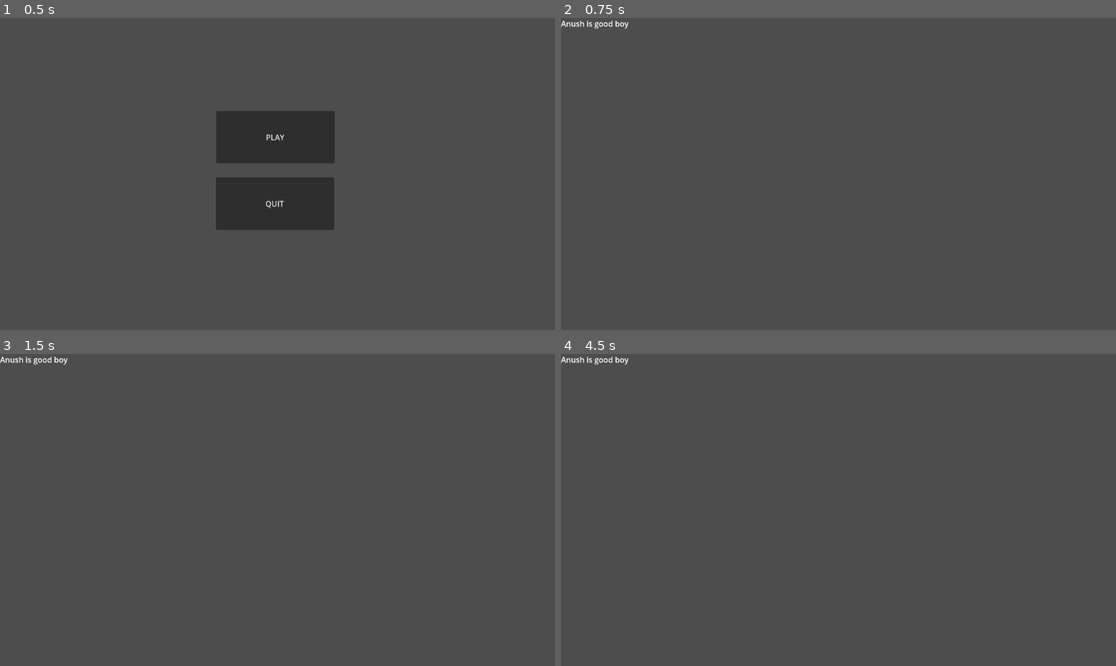
Above: before the commit, frames 1-4 (two rows, left to right).
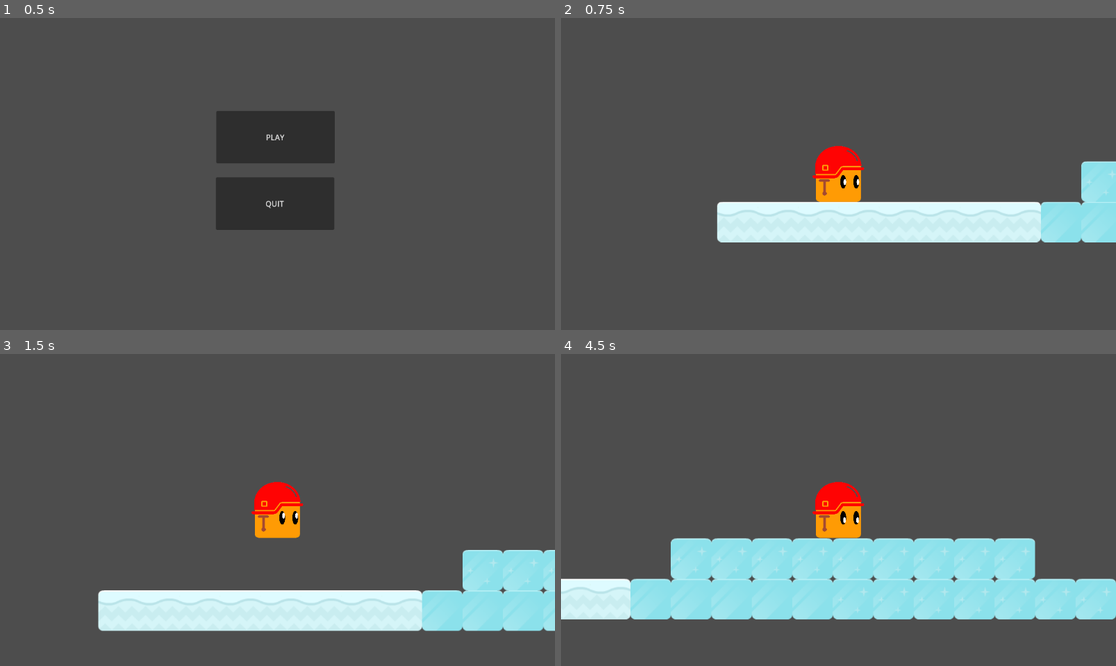
Above: after the commit, the same moments.

Repository: ElectroCubic/ElanNvisionGJ
Game: Godot game, scene res://scenes/main.tscn
The game is run twice, just before and just after one commit, with the same random seed, the same clock (stepped at 60 frames per second) and the same inputs.
Inputs:
- Up to frame 1 (0.5 s): no input
- Up to frame 2 (0.75 s): click "PLAY" at 0.5 s
- Up to frame 3 (1.5 s): tap Enter at 1.25 s; hold Right (Right, bound only after the commit) from 1.28 s (still down); tap Space (Jump, bound only after the commit) at 1.35 s
- Up to frame 4 (4.5 s): tap Space (Jump, bound only after the commit) at 1.52, 1.82, 2.1, 2.27, 2.57, 2.85, 3.6, 3.77, 4.07, 4.35 s; release Right (Right, bound only after the commit) at 2.78 s; hold A (Left, bound only after the commit) 2.78-3.53 s; hold Right (Right, bound only after the commit) from 3.53 s (still down)

Frame 1 is identical in both runs. In frame 2, 12% of the frame differs, in the area x 0-100%, y 0-72%; in frame 3, 14%; in frame 4, 23%, in the area x 0-100%, y 0-86%.

Commit message:
Added Player Movement

Diff:
--- a/project.godot
+++ b/project.godot
@@ -15,6 +15,30 @@
 config/features=PackedStringArray("4.2", "GL Compatibility")
 config/icon="res://icon.svg"
 
+[input]
+
+Left={
+"deadzone": 0.5,
+"events": [Object(InputEventKey,"resource_local_to_scene":false,"resource_name":"","device":-1,"window_id":0,"alt_pressed":false,"shift_pressed":false,"ctrl_pressed":false,"meta_pressed":false,"pressed":false,"keycode":0,"physical_keycode":65,"key_label":0,"unicode":97,"echo":false,"script":null)
+, Object(InputEventKey,"resource_local_to_scene":false,"resource_name":"","device":-1,"window_id":0,"alt_pressed":false,"shift_pressed":false,"ctrl_pressed":false,"meta_pressed":false,"pressed":false,"keycode":0,"physical_keycode":4194319,"key_label":0,"unicode":0,"echo":false,"script":null)
+]
+}
+Right={
+"deadzone": 0.5,
+"events": [Object(InputEventKey,"resource_local_to_scene":false,"resource_name":"","device":-1,"window_id":0,"alt_pressed":false,"shift_pressed":false,"ctrl_pressed":false,"meta_pressed":false,"pressed":false,"keycode":0,"physical_keycode":4194321,"key_label":0,"unicode":0,"echo":false,"script":null)
+, Object(InputEventKey,"resource_local_to_scene":false,"resource_name":"","device":-1,"window_id":0,"alt_pressed":false,"shift_pressed":false,"ctrl_pressed":false,"meta_pressed":false,"pressed":false,"keycode":0,"physical_keycode":68,"key_label":0,"unicode":100,"echo":false,"script":null)
+]
+}
+Jump={
+"deadzone": 0.5,
+"events": [Object(InputEventKey,"resource_local_to_scene":false,"resource_name":"","device":-1,"window_id":0,"alt_pressed":false,"shift_pressed":false,"ctrl_pressed":false,"meta_pressed":false,"pressed":false,"keycode":0,"physical_keycode":32,"key_label":0,"unicode":32,"echo":false,"script":null)
+]
+}
+
+[physics]
+
+2d/default_gravity=2000.0
+
 [rendering]
 
 renderer/rendering_method="gl_compatibility"
--- /dev/null
+++ b/scenes/player.tscn
@@ -0,0 +1,120 @@
+[gd_scene load_steps=14 format=3 uid="uid://gh748f5eykud"]
+
+[ext_resource type="Script" path="res://scripts/player.gd" id="1_eybfr"]
+[ext_resource type="Texture2D" uid="uid://btg3j016tgxbu" path="res://graphics/Player/Normal Player Blink 4.png" id="2_4aw5w"]
+[ext_resource type="Texture2D" uid="uid://cxfca0n3sdjfc" path="res://graphics/Player/Normal Player Idle 5.png" id="3_uvacl"]
+[ext_resource type="Texture2D" uid="uid://kvf3otf5rg1u" path="res://graphics/Player/Normal Player Idle.png" id="4_d12od"]
+[ext_resource type="Texture2D" uid="uid://f1t54it3u1nv" path="res://graphics/Player/Normal Player Blink 1.png" id="5_ts24k"]
+[ext_resource type="Texture2D" uid="uid://dde2vqxys3ytn" path="res://graphics/Player/Normal Player Blink 2.png" id="6_bdvhy"]
+[ext_resource type="Texture2D" uid="uid://cf6ioxfq6nw3n" path="res://graphics/Player/Normal Player Blink 3.png" id="7_7km6r"]
+[ext_resource type="Texture2D" uid="uid://og1qqtkypo2m" path="res://graphics/Player/Normal Player Idle 1.png" id="8_myon6"]
+[ext_resource type="Texture2D" uid="uid://dgfp67iuem4yr" path="res://graphics/Player/Normal Player Idle 2.png" id="9_c55ip"]
+[ext_resource type="Texture2D" uid="uid://ckkkq5f338bw3" path="res://graphics/Player/Normal Player Idle 4.png" id="10_s8xcf"]
+[ext_resource type="Texture2D" uid="uid://bltmmquc832xl" path="res://graphics/Player/Normal Player Idle 3.png" id="11_brls6"]
+
+[sub_resource type="SpriteFrames" id="SpriteFrames_1gova"]
+animations = [{
+"frames": [{
+"duration": 1.0,
+"texture": ExtResource("2_4aw5w")
+}],
+"loop": false,
+"name": &"Death",
+"speed": 5.0
+}, {
+"frames": [{
+"duration": 1.0,
+"texture": ExtResource("3_uvacl")
+}],
+"loop": false,
+"name": &"Fall",
+"speed": 5.0
+}, {
+"frames": [{
+"duration": 12.0,
+"texture": ExtResource("4_d12od")
+}, {
+"duration": 1.0,
+"texture": ExtResource("5_ts24k")
+}, {
+"duration": 1.0,
+"texture": ExtResource("6_bdvhy")
+}, {
+"duration": 1.0,
+"texture": ExtResource("7_7km6r")
+}, {
+"duration": 1.0,
+"texture": ExtResource("2_4aw5w")
+}, {
+"duration": 1.0,
+"texture": ExtResource("7_7km6r")
+}, {
+"duration": 1.0,
+"texture": ExtResource("6_bdvhy")
+}, {
+"duration": 1.0,
+"texture": ExtResource("5_ts24k")
+}, {
+"duration": 1.0,
+"texture": ExtResource("8_myon6")
+}, {
+"duration": 24.0,
+"texture": ExtResource("9_c55ip")
+}, {
+"duration": 1.0,
+"texture": ExtResource("8_myon6")
+}, {
+"duration": 24.0,
+"texture": ExtResource("4_d12od")
+}, {
+"duration": 24.0,
+"texture": ExtResource("10_s8xcf")
+}, {
+"duration": 24.0,
+"texture": ExtResource("11_brls6")
+}, {
+"duration": 6.0,
+"texture": ExtResource("8_myon6")
+}],
+"loop": true,
+"name": &"Idle",
+"speed": 12.0
+}, {
+"frames": [{
+"duration": 1.0,
+"texture": ExtResource("10_s8xcf")
+}],
+"loop": false,
+"name": &"Jump",
+"speed": 5.0
+}, {
+"frames": [{
+"duration": 1.0,
+"texture": ExtResource("4_d12od")
+}],
+"loop": true,
+"name": &"Move",
+"speed": 5.0
+}]
+
+[sub_resource type="CapsuleShape2D" id="CapsuleShape2D_cddh4"]
+radius = 38.0
+height = 96.0
+
+[node name="Player" type="CharacterBody2D"]
+collision_mask = 14
+floor_stop_on_slope = false
+script = ExtResource("1_eybfr")
+
+[node name="Camera2D" type="Camera2D" parent="."]
+zoom = Vector2(1.2, 1.2)
+
+[node name="AnimatedSprite2D" type="AnimatedSprite2D" parent="."]
+position = Vector2(-2, -2)
+scale = Vector2(0.148765, 0.139946)
+sprite_frames = SubResource("SpriteFrames_1gova")
+animation = &"Move"
+autoplay = "Idle"
+
+[node name="CollisionShape2D" type="CollisionShape2D" parent="."]
+shape = SubResource("CapsuleShape2D_cddh4")
--- a/scenes/world.tscn
+++ b/scenes/world.tscn
@@ -1,8 +1,335 @@
-[gd_scene format=3 uid="uid://dikv7eclado4c"]
+[gd_scene load_steps=5 format=3 uid="uid://dikv7eclado4c"]
+
+[ext_resource type="Texture2D" uid="uid://dhl7q5fomqo65" path="res://graphics/sheet.png" id="1_wofk0"]
+[ext_resource type="PackedScene" uid="uid://gh748f5eykud" path="res://scenes/player.tscn" id="2_h55p3"]
+
+[sub_resource type="TileSetAtlasSource" id="TileSetAtlasSource_sspb4"]
+texture = ExtResource("1_wofk0")
+texture_region_size = Vector2i(70, 70)
+0:0/0 = 0
+0:0/0/physics_layer_0/linear_velocity = Vector2(0, 0)
+0:0/0/physics_layer_0/angular_velocity = 0.0
+1:0/0 = 0
+1:0/0/physics_layer_0/linear_velocity = Vector2(0, 0)
+1:0/0/physics_layer_0/angular_velocity = 0.0
+1:0/0/physics_layer_0/polygon_0/points = PackedVector2Array(-35, -35, 35, -35, 35, 35, -35, 35)
+2:0/0 = 0
+2:0/0/physics_layer_0/linear_velocity = Vector2(0, 0)
+2:0/0/physics_layer_0/angular_velocity = 0.0
+2:0/0/physics_layer_0/polygon_0/points = PackedVector2Array(-35, -35, 35, -35, 35, 35, -35, 35)
+3:0/0 = 0
+3:0/0/physics_layer_0/linear_velocity = Vector2(0, 0)
+3:0/0/physics_layer_0/angular_velocity = 0.0
+3:0/0/physics_layer_0/polygon_0/points = PackedVector2Array(-35, -35, 35, -35, 35, 35, -35, 35)
+4:0/0 = 0
+4:0/0/physics_layer_0/linear_velocity = Vector2(0, 0)
+4:0/0/physics_layer_0/angular_velocity = 0.0
+4:0/0/physics_layer_0/polygon_0/points = PackedVector2Array(-35, -35, 35, -35, 35, 35, -35, 35)
+5:0/0 = 0
+5:0/0/physics_layer_0/linear_velocity = Vector2(0, 0)
+5:0/0/physics_layer_0/angular_velocity = 0.0
+5:0/0/physics_layer_0/polygon_0/points = PackedVector2Array(-35, -35, 35, -35, 35, 35, 5, 30, -22.5, 19.5, -35, -2.5)
+6:0/0 = 0
+6:0/0/physics_layer_0/linear_velocity = Vector2(0, 0)
+6:0/0/physics_layer_0/angular_velocity = 0.0
+6:0/0/physics_layer_0/polygon_0/points = PackedVector2Array(-35, -35, -35, 35, 35, 35)
+7:0/0 = 0
+7:0/0/physics_layer_0/linear_velocity = Vector2(0, 0)
+7:0/0/physics_layer_0/angular_velocity = 0.0
+7:0/0/physics_layer_0/polygon_0/points = PackedVector2Array(35, -35, 35, 35, -35, 35)
+8:0/0 = 0
+8:0/0/physics_layer_0/linear_velocity = Vector2(0, 0)
+8:0/0/physics_layer_0/angular_velocity = 0.0
+8:0/0/physics_layer_0/polygon_0/points = PackedVector2Array(35, -35, 35, 5.15905, -35, 5.5559, -35, -35)
+9:0/0 = 0
+9:0/0/physics_layer_0/linear_velocity = Vector2(0, 0)
+9:0/0/physics_layer_0/angular_velocity = 0.0
+9:0/0/physics_layer_0/polygon_0/points = PackedVector2Array(35, -35, 35, 5.15905, -35, 5.5559, -35, -35)
+10:0/0 = 0
+10:0/0/physics_layer_0/linear_velocity = Vector2(0, 0)
+10:0/0/physics_layer_0/angular_velocity = 0.0
+10:0/0/physics_layer_0/polygon_0/points = PackedVector2Array(35, -35, 35, 35, -35, 35, -35, -35)
+11:0/0 = 0
+11:0/0/physics_layer_0/linear_velocity = Vector2(0, 0)
+11:0/0/physics_layer_0/angular_velocity = 0.0
+11:0/0/physics_layer_0/polygon_0/points = PackedVector2Array(35, -35, 35, 35, -35, 35, -35, -35)
+12:0/0 = 0
+12:0/0/physics_layer_0/linear_velocity = Vector2(0, 0)
+12:0/0/physics_layer_0/angular_velocity = 0.0
+12:0/0/physics_layer_0/polygon_0/points = PackedVector2Array(35, -35, 35, 5.15905, -35, 5.5559, -35, -35)
+13:0/0 = 0
+13:0/0/physics_layer_0/linear_velocity = Vector2(0, 0)
+13:0/0/physics_layer_0/angular_velocity = 0.0
+13:0/0/physics_layer_0/polygon_0/points = PackedVector2Array(35, -35, 35, 5.15905, -35, 5.5559, -35, -35)
+0:1/0 = 0
+0:1/0/physics_layer_0/linear_velocity = Vector2(0, 0)
+0:1/0/physics_layer_0/angular_velocity = 0.0
+1:1/0 = 0
+1:1/0/physics_layer_0/linear_velocity = Vector2(0, 0)
+1:1/0/physics_layer_0/angular_velocity = 0.0
+1:1/0/physics_layer_0/polygon_0/points = PackedVector2Array(-35, -35, 35, -35, 35, 35, 11.5, 35, -9.375, 6.75, -35, -11.25)
+2:1/0 = 0
+2:1/0/physics_layer_0/linear_velocity = Vector2(0, 0)
+2:1/0/physics_layer_0/angular_velocity = 0.0
+3:1/0 = 0
+3:1/0/physics_layer_0/linear_velocity = Vector2(0, 0)
+3:1/0/physics_layer_0/angular_velocity = 0.0
+3:1/0/physics_layer_0/polygon_0/points = PackedVector2Array(35, -35, -35, -35, -35, 35, -11.5, 35, 9.375, 6.75, 35, -11.25)
+4:1/0 = 0
+4:1/0/physics_layer_0/linear_velocity = Vector2(0, 0)
+4:1/0/physics_layer_0/angular_velocity = 0.0
+5:1/0 = 0
+5:1/0/physics_layer_0/linear_velocity = Vector2(0, 0)
+5:1/0/physics_layer_0/angular_velocity = 0.0
+5:1/0/physics_layer_0/polygon_0/points = PackedVector2Array(35, -35, -35, -35, -35, 35, -1.12246, 30.3065, 23.5717, 16.5563, 35, -3.08677)
+6:1/0 = 0
+6:1/0/physics_layer_0/linear_velocity = Vector2(0, 0)
+6:1/0/physics_layer_0/angular_velocity = 0.0
+7:1/0 = 0
+7:1/0/physics_layer_0/linear_velocity = Vector2(0, 0)
+7:1/0/physics_layer_0/angular_velocity = 0.0
+8:1/0 = 0
+8:1/0/physics_layer_0/linear_velocity = Vector2(0, 0)
+8:1/0/physics_layer_0/angular_velocity = 0.0
+8:1/0/physics_layer_0/polygon_0/points = PackedVector2Array(35, -35, 35, 5.15905, -35, 5.5559, -35, -35)
+9:1/0 = 0
+9:1/0/physics_layer_0/linear_velocity = Vector2(0, 0)
+9:1/0/physics_layer_0/angular_velocity = 0.0
+9:1/0/physics_layer_0/polygon_0/points = PackedVector2Array(35, -35, 35, 5.15905, -35, 5.5559, -35, -35)
+10:1/0 = 0
+10:1/0/physics_layer_0/linear_velocity = Vector2(0, 0)
+10:1/0/physics_layer_0/angular_velocity = 0.0
+11:1/0 = 0
+11:1/0/physics_layer_0/linear_velocity = Vector2(0, 0)
+11:1/0/physics_layer_0/angular_velocity = 0.0
+12:1/0 = 0
+12:1/0/physics_layer_0/linear_velocity = Vector2(0, 0)
+12:1/0/physics_layer_0/angular_velocity = 0.0
+13:1/0 = 0
+13:1/0/physics_layer_0/linear_velocity = Vector2(0, 0)
+13:1/0/physics_layer_0/angular_velocity = 0.0
+0:2/0 = 0
+0:2/0/physics_layer_0/linear_velocity = Vector2(0, 0)
+0:2/0/physics_layer_0/angular_velocity = 0.0
+1:2/0 = 0
+1:2/0/physics_layer_0/linear_velocity = Vector2(0, 0)
+1:2/0/physics_layer_0/angular_velocity = 0.0
+2:2/0 = 0
+2:2/0/physics_layer_0/linear_velocity = Vector2(0, 0)
+2:2/0/physics_layer_0/angular_velocity = 0.0
+3:2/0 = 0
+3:2/0/physics_layer_0/linear_velocity = Vector2(0, 0)
+3:2/0/physics_layer_0/angular_velocity = 0.0
+4:2/0 = 0
+4:2/0/physics_layer_0/linear_velocity = Vector2(0, 0)
+4:2/0/physics_layer_0/angular_velocity = 0.0
+5:2/0 = 0
+5:2/0/physics_layer_0/linear_velocity = Vector2(0, 0)
+5:2/0/physics_layer_0/angular_velocity = 0.0
+6:2/0 = 0
+6:2/0/physics_layer_0/linear_velocity = Vector2(0, 0)
+6:2/0/physics_layer_0/angular_velocity = 0.0
+7:2/0 = 0
+7:2/0/physics_layer_0/linear_velocity = Vector2(0, 0)
+7:2/0/physics_layer_0/angular_velocity = 0.0
+8:2/0 = 0
+8:2/0/physics_layer_0/linear_velocity = Vector2(0, 0)
+8:2/0/physics_layer_0/angular_velocity = 0.0
+9:2/0 = 0
+9:2/0/physics_layer_0/linear_velocity = Vector2(0, 0)
+9:2/0/physics_layer_0/angular_velocity = 0.0
+10:2/0 = 0
+10:2/0/physics_layer_0/linear_velocity = Vector2(0, 0)
+10:2/0/physics_layer_0/angular_velocity = 0.0
+11:2/0 = 0
+11:2/0/physics_layer_0/linear_velocity = Vector2(0, 0)
+11:2/0/physics_layer_0/angular_velocity = 0.0
+12:2/0 = 0
+12:2/0/physics_layer_0/linear_velocity = Vector2(0, 0)
+12:2/0/physics_layer_0/angular_velocity = 0.0
+13:2/0 = 0
+13:2/0/physics_layer_0/linear_velocity = Vector2(0, 0)
+13:2/0/physics_layer_0/angular_velocity = 0.0
+0:3/0 = 0
+0:3/0/physics_layer_0/linear_velocity = Vector2(0, 0)
+0:3/0/physics_layer_0/angular_velocity = 0.0
+1:3/0 = 0
+1:3/0/physics_layer_0/linear_velocity = Vector2(0, 0)
+1:3/0/physics_layer_0/angular_velocity = 0.0
+2:3/0 = 0
+2:3/0/physics_layer_0/linear_velocity = Vector2(0, 0)
+2:3/0/physics_layer_0/angular_velocity = 0.0
+3:3/0 = 0
+3:3/0/physics_layer_0/linear_velocity = Vector2(0, 0)
+3:3/0/physics_layer_0/angular_velocity = 0.0
+4:3/0 = 0
+4:3/0/physics_layer_0/linear_velocity = Vector2(0, 0)
+4:3/0/physics_layer_0/angular_velocity = 0.0
+5:3/0 = 0
+5:3/0/physics_layer_0/linear_velocity = Vector2(0, 0)
+5:3/0/physics_layer_0/angular_velocity = 0.0
+6:3/0 = 0
+6:3/0/physics_layer_0/linear_velocity = Vector2(0, 0)
+6:3/0/physics_layer_0/angular_velocity = 0.0
+7:3/0 = 0
+7:3/0/physics_layer_0/linear_velocity = Vector2(0, 0)
+7:3/0/physics_layer_0/angular_velocity = 0.0
+8:3/0 = 0
+8:3/0/physics_layer_0/linear_velocity = Vector2(0, 0)
+8:3/0/physics_layer_0/angular_velocity = 0.0
+9:3/0 = 0
+9:3/0/physics_layer_0/linear_velocity = Vector2(0, 0)
+9:3/0/physics_layer_0/angular_velocity = 0.0
+10:3/0 = 0
+10:3/0/physics_layer_0/linear_velocity = Vector2(0, 0)
+10:3/0/physics_layer_0/angular_velocity = 0.0
+11:3/0 = 0
+11:3/0/physics_layer_0/linear_velocity = Vector2(0, 0)
+11:3/0/physics_layer_0/angular_velocity = 0.0
+12:3/0 = 0
+12:3/0/physics_layer_0/linear_velocity = Vector2(0, 0)
+12:3/0/physics_layer_0/angular_velocity = 0.0
+13:3/0 = 0
+13:3/0/physics_layer_0/linear_velocity = Vector2(0, 0)
+13:3/0/physics_layer_0/angular_velocity = 0.0
+0:4/0 = 0
+0:4/0/physics_layer_0/linear_velocity = Vector2(0, 0)
+0:4/0/physics_layer_0/angular_velocity = 0.0
+1:4/0 = 0
+1:4/0/physics_layer_0/linear_velocity = Vector2(0, 0)
+1:4/0/physics_layer_0/angular_velocity = 0.0
+2:4/0 = 0
+2:4/0/physics_layer_0/linear_velocity = Vector2(0, 0)
+2:4/0/physics_layer_0/angular_velocity = 0.0
+3:4/0 = 0
+3:4/0/physics_layer_0/linear_velocity = Vector2(0, 0)
+3:4/0/physics_layer_0/angular_velocity = 0.0
+4:4/0 = 0
+4:4/0/physics_layer_0/linear_velocity = Vector2(0, 0)
+4:4/0/physics_layer_0/angular_velocity = 0.0
+5:4/0 = 0
+5:4/0/physics_layer_0/linear_velocity = Vector2(0, 0)
+5:4/0/physics_layer_0/angular_velocity = 0.0
+6:4/0 = 0
+6:4/0/physics_layer_0/linear_velocity = Vector2(0, 0)
+6:4/0/physics_layer_0/angular_velocity = 0.0
+7:4/0 = 0
+7:4/0/physics_layer_0/linear_velocity = Vector2(0, 0)
+7:4/0/physics_layer_0/angular_velocity = 0.0
+8:4/0 = 0
+8:4/0/physics_layer_0/linear_velocity = Vector2(0, 0)
+8:4/0/physics_layer_0/angular_velocity = 0.0
+9:4/0 = 0
+9:4/0/physics_layer_0/linear_velocity = Vector2(0, 0)
+9:4/0/physics_layer_0/angular_velocity = 0.0
+10:4/0 = 0
+10:4/0/physics_layer_0/linear_velocity = Vector2(0, 0)
+10:4/0/physics_layer_0/angular_velocity = 0.0
+11:4/0 = 0
+11:4/0/physics_layer_0/linear_velocity = Vector2(0, 0)
+11:4/0/physics_layer_0/angular_velocity = 0.0
+12:4/0 = 0
+12:4/0/physics_layer_0/linear_velocity = Vector2(0, 0)
+12:4/0/physics_layer_0/angular_velocity = 0.0
+13:4/0 = 0
+13:4/0/physics_layer_0/linear_velocity = Vector2(0, 0)
+13:4/0/physics_layer_0/angular_velocity = 0.0
+0:5/0 = 0
+0:5/0/physics_layer_0/linear_velocity = Vector2(0, 0)
+0:5/0/physics_layer_0/angular_velocity = 0.0
+1:5/0 = 0
+1:5/0/physics_layer_0/linear_velocity = Vector2(0, 0)
+1:5/0/physics_layer_0/angular_velocity = 0.0
+2:5/0 = 0
+2:5/0/physics_layer_0/linear_velocity = Vector2(0, 0)
+2:5/0/physics_layer_0/angular_velocity = 0.0
+3:5/0 = 0
+3:5/0/physics_layer_0/linear_velocity = Vector2(0, 0)
+3:5/0/physics_layer_0/angular_velocity = 0.0
+4:5/0 = 0
+4:5/0/physics_layer_0/linear_velocity = Vector2(0, 0)
+4:5/0/physics_layer_0/angular_velocity = 0.0
+5:5/0 = 0
+5:5/0/physics_layer_0/linear_velocity = Vector2(0, 0)
+5:5/0/physics_layer_0/angular_velocity = 0.0
+6:5/0 = 0
+6:5/0/physics_layer_0/linear_velocity = Vector2(0, 0)
+6:5/0/physics_layer_0/angular_velocity = 0.0
+7:5/0 = 0
+7:5/0/physics_layer_0/linear_velocity = Vector2(0, 0)
+7:5/0/physics_layer_0/angular_velocity = 0.0
+8:5/0 = 0
+8:5/0/physics_layer_0/linear_velocity = Vector2(0, 0)
+8:5/0/physics_layer_0/angular_velocity = 0.0
+9:5/0 = 0
+9:5/0/physics_layer_0/linear_velocity = Vector2(0, 0)
+9:5/0/physics_layer_0/angular_velocity = 0.0
+10:5/0 = 0
+10:5/0/physics_layer_0/linear_velocity = Vector2(0, 0)
+10:5/0/physics_layer_0/angular_velocity = 0.0
+11:5/0 = 0
+11:5/0/physics_layer_0/linear_velocity = Vector2(0, 0)
+11:5/0/physics_layer_0/angular_velocity = 0.0
+12:5/0 = 0
+12:5/0/physics_layer_0/linear_velocity = Vector2(0, 0)
+12:5/0/physics_layer_0/angular_velocity = 0.0
+13:5/0 = 0
+13:5/0/physics_layer_0/linear_velocity = Vector2(0, 0)
+13:5/0/physics_layer_0/angular_velocity = 0.0
+0:6/0 = 0
+0:6/0/physics_layer_0/linear_velocity = Vector2(0, 0)
+0:6/0/physics_layer_0/angular_velocity = 0.0
+1:6/0 = 0
+1:6/0/physics_layer_0/linear_velocity = Vector2(0, 0)
+1:6/0/physics_layer_0/angular_velocity = 0.0
+2:6/0 = 0
+2:6/0/physics_layer_0/linear_velocity = Vector2(0, 0)
+2:6/0/physics_layer_0/angular_velocity = 0.0
+3:6/0 = 0
+3:6/0/physics_layer_0/linear_velocity = Vector2(0, 0)
+3:6/0/physics_layer_0/angular_velocity = 0.0
+4:6/0 = 0
+4:6/0/physics_layer_0/linear_velocity = Vector2(0, 0)
+4:6/0/physics_layer_0/angular_velocity = 0.0
+5:6/0 = 0
+5:6/0/physics_layer_0/linear_velocity = Vector2(0, 0)
+5:6/0/physics_layer_0/angular_velocity = 0.0
+6:6/0 = 0
+6:6/0/physics_layer_0/linear_velocity = Vector2(0, 0)
+6:6/0/physics_layer_0/angular_velocity = 0.0
+7:6/0 = 0
+7:6/0/physics_layer_0/linear_velocity = Vector2(0, 0)
+7:6/0/physics_layer_0/angular_velocity = 0.0
+8:6/0 = 0
+8:6/0/physics_layer_0/linear_velocity = Vector2(0, 0)
+8:6/0/physics_layer_0/angular_velocity = 0.0
+9:6/0 = 0
+9:6/0/physics_layer_0/linear_velocity = Vector2(0, 0)
+9:6/0/physics_layer_0/angular_velocity = 0.0
+10:6/0 = 0
+10:6/0/physics_layer_0/linear_velocity = Vector2(0, 0)
+10:6/0/physics_layer_0/angular_velocity = 0.0
+11:6/0 = 0
+11:6/0/physics_layer_0/linear_velocity = Vector2(0, 0)
+11:6/0/physics_layer_0/angular_velocity = 0.0
+12:6/0 = 0
+12:6/0/physics_layer_0/linear_velocity = Vector2(0, 0)
+12:6/0/physics_layer_0/angular_velocity = 0.0
+13:6/0 = 0
+13:6/0/physics_layer_0/linear_velocity = Vector2(0, 0)
+13:6/0/physics_layer_0/angular_velocity = 0.0
+
+[sub_resource type="TileSet" id="TileSet_ldwv8"]
+tile_size = Vector2i(70, 70)
+physics_layer_0/collision_layer = 2
+sources/0 = SubResource("TileSetAtlasSource_sspb4")
 
 [node name="World" type="Node2D"]
 
-[node name="Label" type="Label" parent="."]
-offset_right = 40.0
-offset_bottom = 23.0
-text = "Anush is good boy"
+[node name="TileMap" type="TileMap" parent="."]
+position = Vector2(0, -1)
+tile_set = SubResource("TileSet_ldwv8")
+format = 2
+layer_0/tile_data = PackedInt32Array(131069, 131072, 0, 131070, 196608, 0, 131071, 196608, 0, 65536, 196608, 0, 65537, 196608, 0, 65538, 196608, 0, 65539, 196608, 0, 65540, 262144, 0, 65541, 655360, 0, 65542, 655360, 0, 65543, 655360, 0, 65544, 655360, 0, 65545, 655360, 0, 6, 720896, 0, 7, 720896, 0, 8, 720896, 0, 9, 720896, 0, 10, 720896, 0, 65546, 720896, 0, 65547, 720896, 0, 65548, 720896, 0, 65549, 720896, 0, 12, 720896, 0, 11, 720896, 0, 13, 720896, 0, 14, 720896, 0, 65551, 720896, 0, 65550, 720896, 0, 65552, 720896, 0)
+
+[node name="Player" parent="." instance=ExtResource("2_h55p3")]
--- a/scripts/main.gd
+++ b/scripts/main.gd
@@ -1,13 +1,7 @@
 extends Node2D
-
-
-
 
 func _on_quit_pressed():
 	get_tree().quit()
 
-
-
-
 func _on_play_pressed():
 	get_tree().change_scene_to_file("res://scenes/world.tscn")
--- /dev/null
+++ b/scripts/player.gd
@@ -0,0 +1,61 @@
+extends CharacterBody2D
+
+const SPEED = 500.0
+const JUMP_VELOCITY = -800.0
+
+# Get the gravity from the project settings to be synced with RigidBody nodes.
+var gravity = ProjectSettings.get_setting("physics/2d/default_gravity")
+
+@onready var anim = $AnimatedSprite2D
+
+func _ready():
+	anim.play("Idle")
+
+func _physics_process(delta):
+
+	# Add the gravity.
+	if not is_on_floor():
+		velocity.y += gravity * delta
+
+	# Player Controls
+	if get_node("AnimatedSprite2D").animation != "Death":
+		var direction = 0
+		var left = Input.is_action_pressed("Left")
+		var right = Input.is_action_pressed("Right")
+
+		if left and not right:
+			direction = -1
+			get_node("AnimatedSprite2D").flip_h = true
+			if velocity.y == 0:
+				anim.play("Move")
+
+		elif right and not left:
+			direction = 1
+			get_node("AnimatedSprite2D").flip_h = false
+			if velocity.y == 0:
+				anim.play("Move")
+		else:
+			direction = 0
+			velocity.x = move_toward(velocity.x,0,SPEED)
+			if velocity.y == 0:
+				anim.play("Idle")
+
+		velocity.x = direction * SPEED
+
+		# Handle Jump.
+		if Input.is_action_just_pressed("Jump") and is_on_floor():
+			velocity.y += JUMP_VELOCITY
+			anim.play("Jump")
+
+		# If player is mid-air
+		if velocity.y > 0:
+			anim.play("Fall")
+
+	## Check Player's HP
+	#if Game.playerHP <= 0:
+		#anim.play("Death")
+		#await anim.animation_finished
+		#self.queue_free()
+		#get_tree().change_scene_to_file("res://main.tscn")
+
+	move_and_slide()
Binary file added: graphics/Darkside/Darkside Blink 1.png
Not shown, added: graphics/Darkside/Darkside Blink 1.png.import
Binary file added: graphics/Darkside/Darkside Blink 2.png
Not shown, added: graphics/Darkside/Darkside Blink 2.png.import
Binary file added: graphics/Darkside/Darkside Blink 3.png
Not shown, added: graphics/Darkside/Darkside Blink 3.png.import
Binary file added: graphics/Darkside/Darkside Blink 4.png
Not shown, added: graphics/Darkside/Darkside Blink 4.png.import
Binary file added: graphics/Darkside/Darkside Blink 5.png
Not shown, added: graphics/Darkside/Darkside Blink 5.png.import
Binary file added: graphics/Darkside/Darkside Idle 1.png
Not shown, added: graphics/Darkside/Darkside Idle 1.png.import
(and 34 more such lines)
